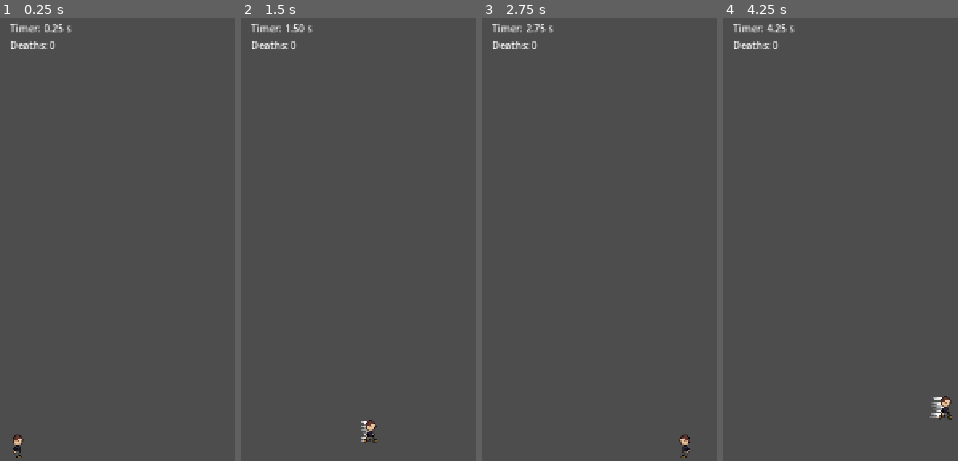
Above: before the commit, frames 1-4 (left to right).
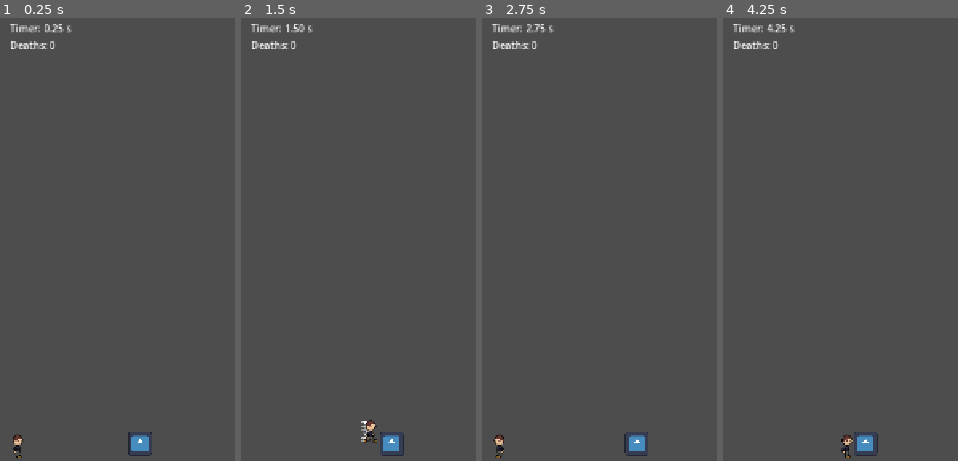
Above: after the commit, the same moments.

Repository: Maxington20/celeste-clone
Game: Godot game, scene res://scenes/levels/level_01.tscn
Two runs of this game, one before a commit and one after it. Both use one fixed random seed, a clock stepped at 60 frames per second and the inputs below. The project has no main scene, so this scene is started directly. The engine's default icon, where the game draws it, is replaced by a stand-in: a white triangle on a blue panel in a dark square.
Inputs:
- Up to frame 1 (0.25 s): no input
- Up to frame 2 (1.5 s): hold D (move_right) from 0.53 s (still down); tap Shift (dash) at 0.6, 1.35 s; tap Space (jump) at 0.77 s
- Up to frame 3 (2.75 s): tap Space (jump) at 1.52 s; release D (move_right) at 2.03 s; hold A (move_left) from 2.03 s (still down); tap Shift (dash) at 2.1 s
- Up to frame 4 (4.25 s): release A (move_left) at 2.78 s; hold D (move_right) from 2.78 s (still down); tap Shift (dash) at 2.85, 3.6 s; tap Space (jump) at 3.02, 3.77 s

The runs differ from the first frame. In frame 1, 0.3% of the frame differs, in the area x 54-65%, y 93-99%; in frame 2, 0.3%; in frame 3, 0.6%; in frame 4, 0.8%, in the area x 50-98%, y 85-100%.

Commit message:
initial enemy introduced with movement.

Diff:
--- /dev/null
+++ b/scenes/enemies/walker.gd
@@ -0,0 +1,22 @@
+extends CharacterBody2D
+
+@export var move_speed := 100.0
+@export var travel_distance := 100.0
+
+var direction := 1.0
+var start_position: Vector2
+
+
+func _ready() -> void:
+	start_position = global_position
+
+func _physics_process(delta: float) -> void:
+
+	velocity.x = move_speed *  direction
+
+
+	if abs(global_position.x - start_position.x) >= travel_distance:
+		start_position = global_position
+		direction *= -1
+
+	move_and_slide()
--- /dev/null
+++ b/scenes/enemies/walker.tscn
@@ -0,0 +1,17 @@
+[gd_scene format=3 uid="uid://dl8f5ceh5sbwg"]
+
+[ext_resource type="Script" uid="uid://cr7dpq876khk2" path="res://scenes/enemies/walker.gd" id="1_2jm2j"]
+[ext_resource type="Texture2D" uid="uid://6w623kfplqu6" path="res://icon.svg" id="1_a0451"]
+
+[sub_resource type="RectangleShape2D" id="RectangleShape2D_jvmx5"]
+size = Vector2(64, 64)
+
+[node name="Walker" type="CharacterBody2D" unique_id=2042954429]
+script = ExtResource("1_2jm2j")
+
+[node name="Sprite2D" type="Sprite2D" parent="." unique_id=653501757]
+scale = Vector2(0.5, 0.5)
+texture = ExtResource("1_a0451")
+
+[node name="CollisionShape2D" type="CollisionShape2D" parent="." unique_id=1276585494]
+shape = SubResource("RectangleShape2D_jvmx5")
--- a/scenes/levels/level.gd
+++ b/scenes/levels/level.gd
@@ -43,12 +43,9 @@
 
 func _on_end_level_door_exit_to_next_level(body: Node2D) -> void:
 	GameProgress.submit_level_result(level_id, RunHistory.run_elapsed_time,RunHistory.level_death_count, RunHistory.current_run)
-
 	RunHistory.complete_run()
 
 	var level_record = GameProgress.get_level_record(level_id)
-
-	print(level_record.best_run, level_record.best_time, level_record.completed)
 
 	player.visible = false
 
--- a/scenes/levels/level.tscn
+++ b/scenes/levels/level.tscn
@@ -16,6 +16,8 @@
 [node name="Geometry" type="Node2D" parent="." unique_id=982877691]
 
 [node name="Hazards" type="Node2D" parent="." unique_id=635117761]
+
+[node name="Enemies" type="Node2D" parent="." unique_id=1830744566]
 
 [node name="Ghosts" type="Node2D" parent="." unique_id=925238104]
 
--- a/scenes/levels/level_01.tscn
+++ b/scenes/levels/level_01.tscn
@@ -2,6 +2,7 @@
 
 [ext_resource type="PackedScene" uid="uid://btwwdjxc2xamk" path="res://scenes/levels/level.tscn" id="1_m802k"]
 [ext_resource type="PackedScene" uid="uid://dlx317q6sjdvo" path="res://scenes/hazards/hazard.tscn" id="2_i2aat"]
+[ext_resource type="PackedScene" uid="uid://dl8f5ceh5sbwg" path="res://scenes/enemies/walker.tscn" id="3_2djvx"]
 
 [sub_resource type="PhysicsMaterial" id="PhysicsMaterial_mp7tn"]
 
@@ -50,4 +51,7 @@
 [node name="Hazard2" parent="Hazards" parent_id_path=PackedInt32Array(635117761) index="0" unique_id=246995794 instance=ExtResource("2_i2aat")]
 position = Vector2(-792, 584.00006)
 
+[node name="Walker" parent="Enemies" parent_id_path=PackedInt32Array(1830744566) index="0" unique_id=2042954429 instance=ExtResource("3_2djvx")]
+position = Vector2(-718, 554)
+
 [connection signal="body_hit_hazard" from="Hazards/Hazard2" to="." method="_on_hazard_body_hit_hazard"]
Not shown, added: scenes/enemies/walker.gd.uid
